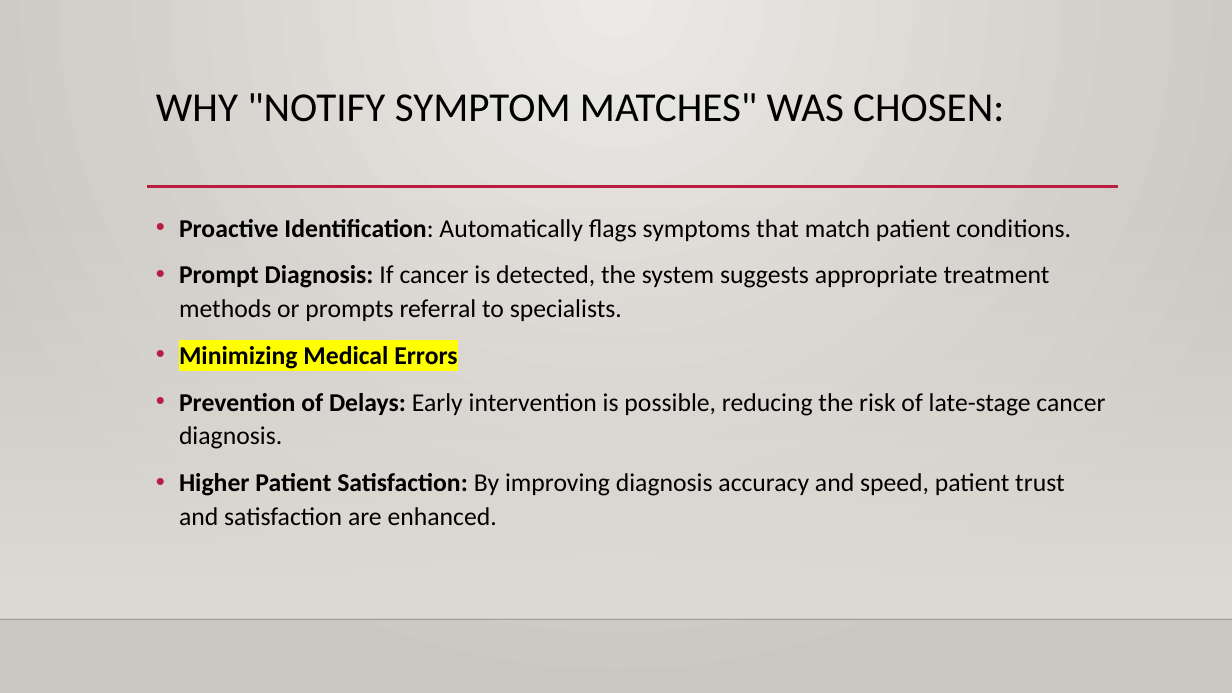
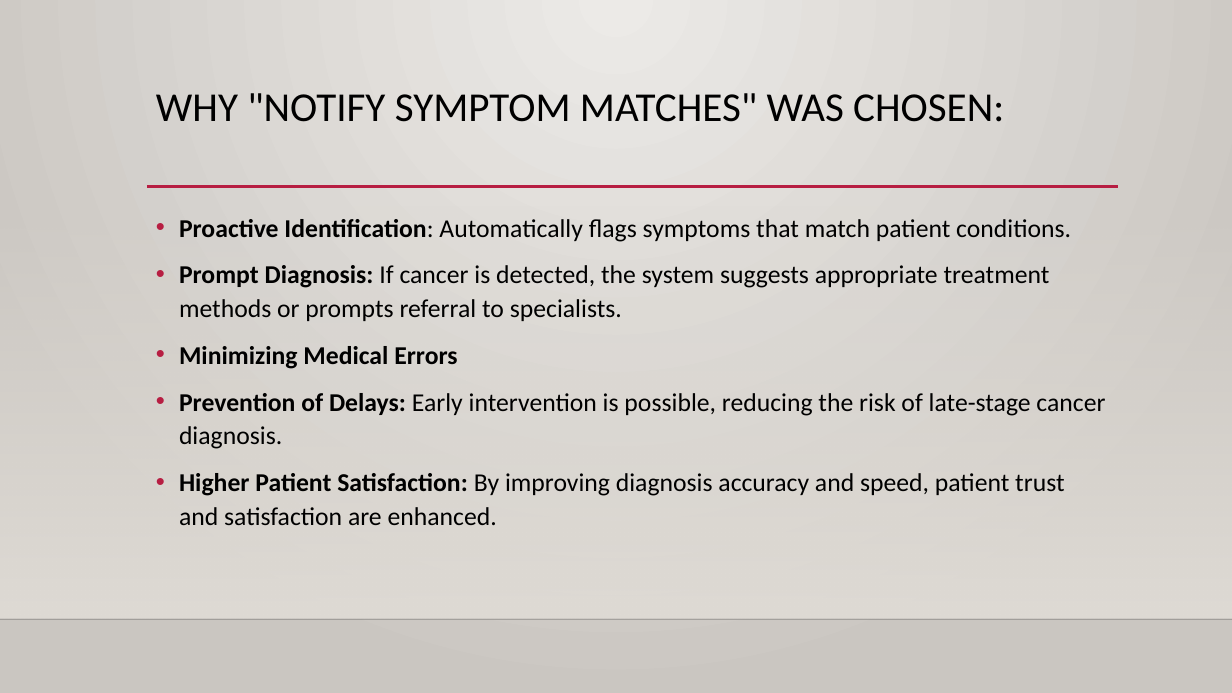
Before and after one commit to Wvrmhat/VMHC300_project, a slide deck: slide 13 of Presentation/QIP Presentation_BIT group_Updated.pptx. Drawn at 1232x693 pixels with LibreOffice and Linux fonts; fonts in the diff are those of the drawing; background and template pictures are left out. Boxes give left, top, right and bottom in pixels: in the first picture for what was removed or moved away, otherwise in the second. Text is boxed around its words. In the diff, an @@ line names an element or a change of style, - is before the commit and + after.

```diff
--- a/Presentation/QIP Presentation_BIT group_Updated.pptx
+++ b/Presentation/QIP Presentation_BIT group_Updated.pptx
@@ text at [179, 346, 457, 369]: highlight #FFFF00 to none in "Minimizing Medical Errors" @@
```
Also in this commit, not shown: 4 other slides changed.
